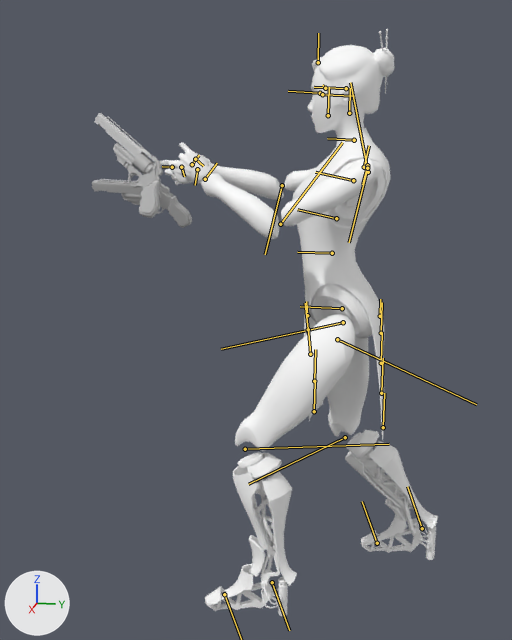
Renders of the FBX model Penteract/Assets/Models/Characters/Fangv2/Fang_animations.fbx from each side of a commit.
One viewpoint serves both versions: a camera (50 mm lens) standing at (1.673, 0.111, 1.12) and looking at (0.003, -0.223, 0.702). Every picture has the same lights, and +X, +Y and +Z are marked at lower left. Both versions are drawn at frame 153 of the action 'Take 001|BaseLayer'; the numbers are the values there. The bones that bend it are drawn over the model as lines.

Names of what the first picture shows: 'FangGunLeft', 'FangGunRight', 'Fang_LowPoly'.
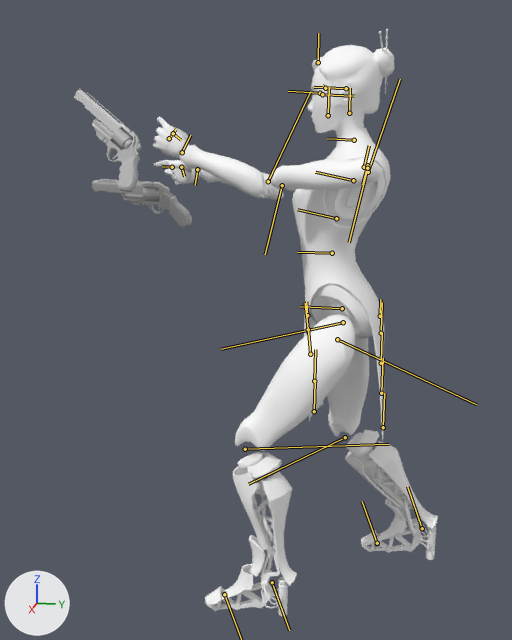
What differs and where, as boxes (x1, y1, x2, y2) in the pictures (512 x 640 px):
'Fang_LowPoly', posed: before (154, 29, 438, 616); after (153, 29, 438, 616)
'FangGunLeft', posed: before (94, 113, 163, 218); after (74, 89, 141, 192)
bone 'LeftShoulder', root to tip: before (368, 172) to (350, 82); after (368, 172) to (400, 79)
bone 'LeftElbow', root to tip: before (280, 224) to (342, 142); after (268, 181) to (310, 91)
bone 'LeftFingersBase', root to tip: before (192, 164) to (199, 155); after (169, 138) to (176, 129)

The change, as a diff of the scene's bpy script:
```diff
--- a/Penteract/Assets/Models/Characters/Fangv2/Fang_animations.fbx.py
+++ b/Penteract/Assets/Models/Characters/Fangv2/Fang_animations.fbx.py
@@ bone_leftshoulder @@
 bone_leftshoulder = bpy.data.objects['Fang_Bones'].pose.bones['LeftShoulder']  # child of 'LeftCollar'
-bone_leftshoulder.rotation_quaternion = (0.981, 0.049, 0.021, -0.187)  # degrees (5, 3, -21)
+bone_leftshoulder.rotation_quaternion = (0.998, 0.026, -0.005, 0.062)  # degrees (3, -1, 7)
@@ bone_leftelbow @@
 bone_leftelbow = bpy.data.objects['Fang_Bones'].pose.bones['LeftElbow']  # child of 'LeftShoulder'
-bone_leftelbow.rotation_quaternion = (0.935, 0.009, -0.052, 0.35)  # degrees (-1, -6, 41)
+bone_leftelbow.rotation_quaternion = (1.0, 0.0, -0.001, 0.004)  # degrees (0, 0, 0)
@@ bone_leftfingersbase @@
 bone_leftfingersbase = bpy.data.objects['Fang_Bones'].pose.bones['LeftFingersBase']  # child of 'LeftHand1'
-bone_leftfingersbase.location = (-0.6, 1.5, 0.2)
-bone_leftfingersbase.rotation_quaternion = (0.978, 0.099, 0.021, 0.184)  # degrees (12, 0, 21)
+bone_leftfingersbase.location = (-1.1, 2.1, 0.8)
+bone_leftfingersbase.rotation_quaternion = (0.954, 0.109, -0.046, 0.275)  # degrees (11, -8, 31)
```
